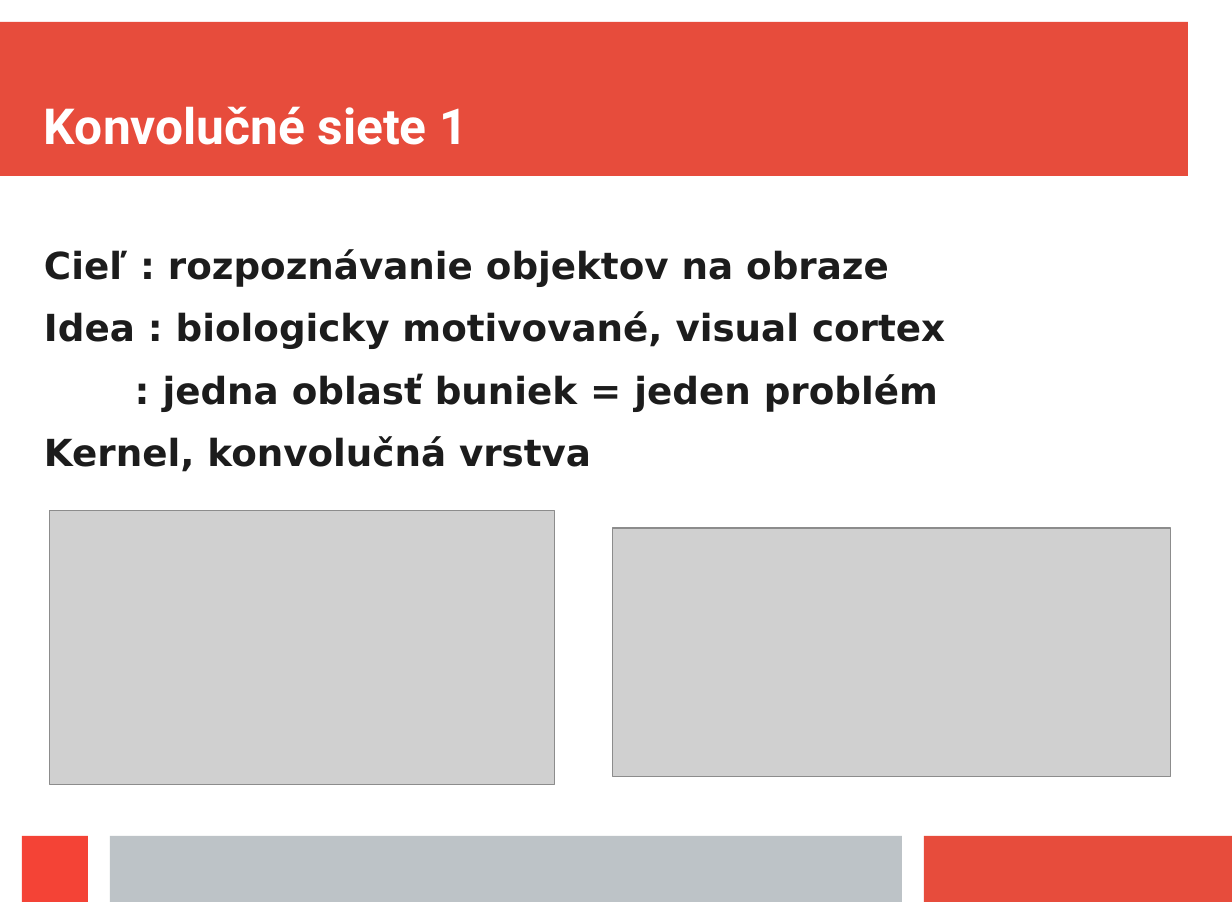
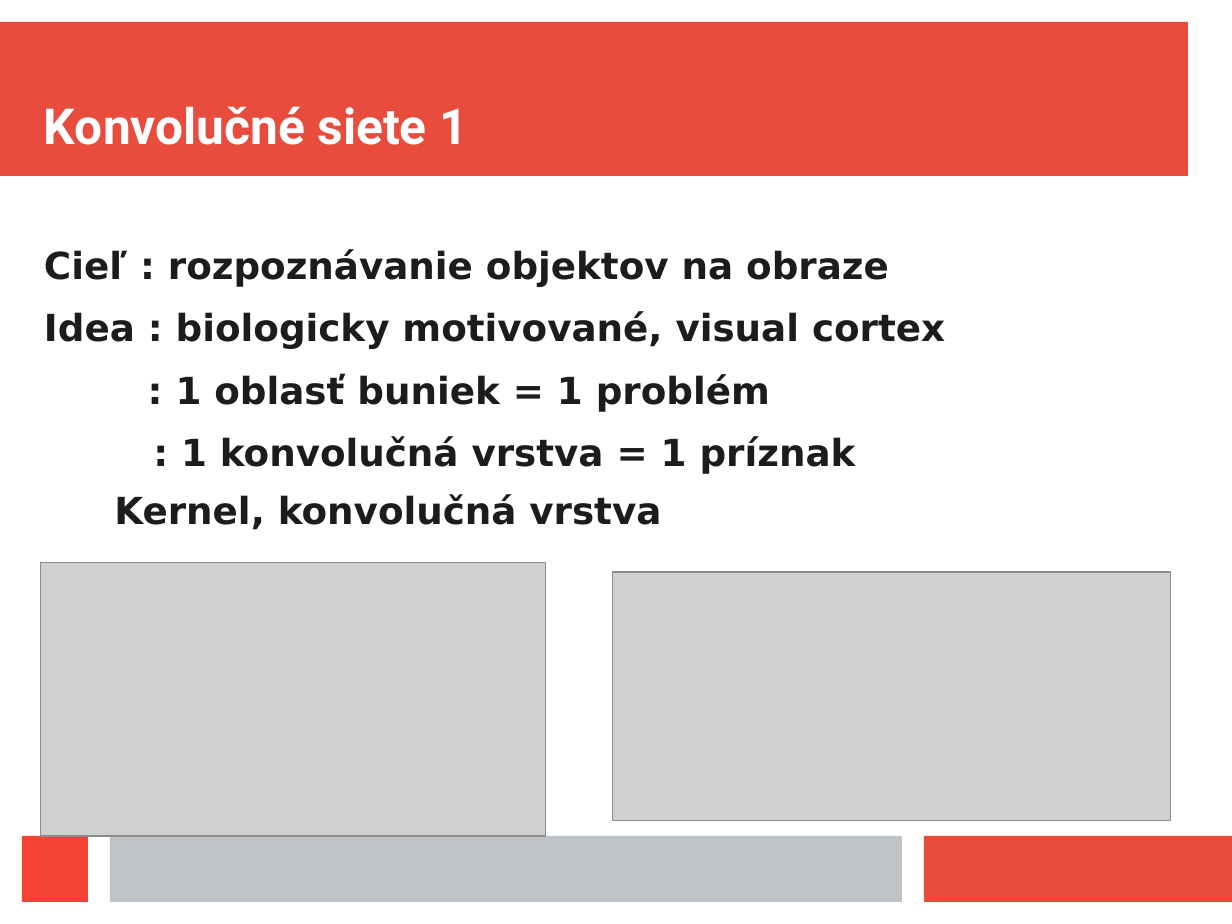
Before and after one commit to jurajmaslej/dipl, a slide deck: slide 4 of prezent.odp. Drawn at 1232x924 pixels with LibreOffice and Linux fonts; fonts in the diff are those of the drawing; grey boxes stand for pictures. Boxes give left, top, right and bottom in pixels: in the first picture for what was removed or moved away, otherwise in the second. Text is boxed around its words. In the diff, an @@ line names an element or a change of style, - is before the commit and + after.

```diff
--- a/prezent.odp
+++ b/prezent.odp
@@ text at box(176, 374, 856, 474): text changed @@
-: jedna oblasť buniek = jeden problém
+: 1 oblasť buniek = 1 problém
+    : 1 konvolučná vrstva = 1 príznak
@@ picture: place and size @@
-picture at box(49, 511, 555, 785)
+picture at box(41, 562, 547, 836)
@@ picture: place and size @@
-picture at box(613, 528, 1171, 776)
+picture at box(613, 572, 1171, 821)
```
Also in this commit, not shown: 6 other slides changed, 1 slide added, 1 other file.
